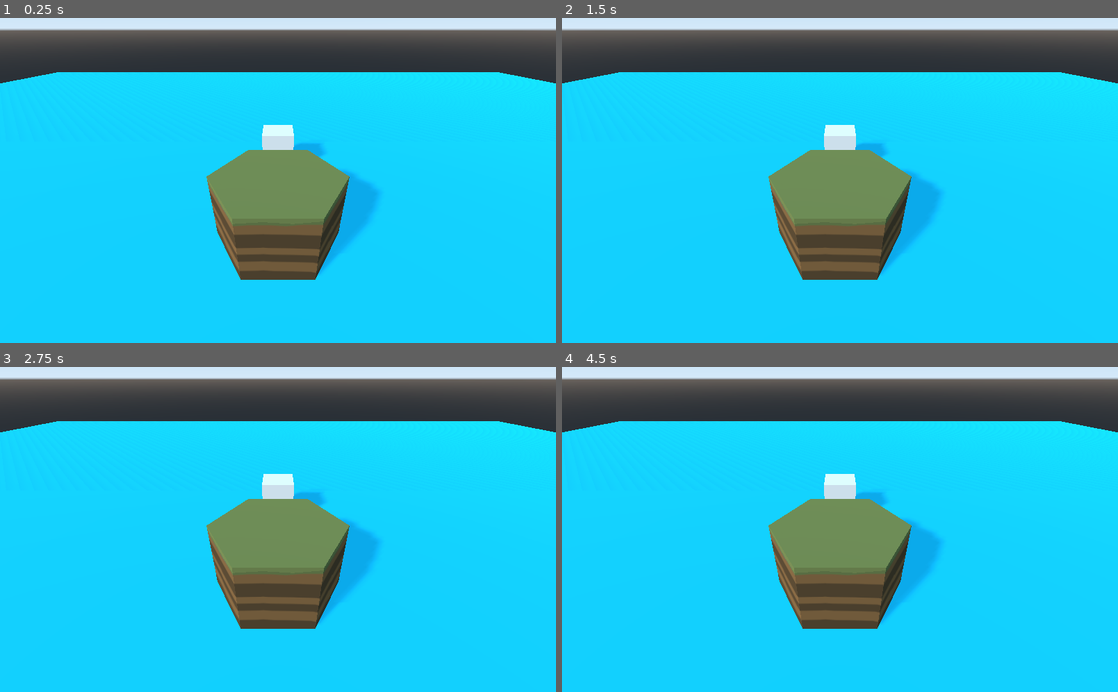
Above: before the commit, frames 1-4 (two rows, left to right).
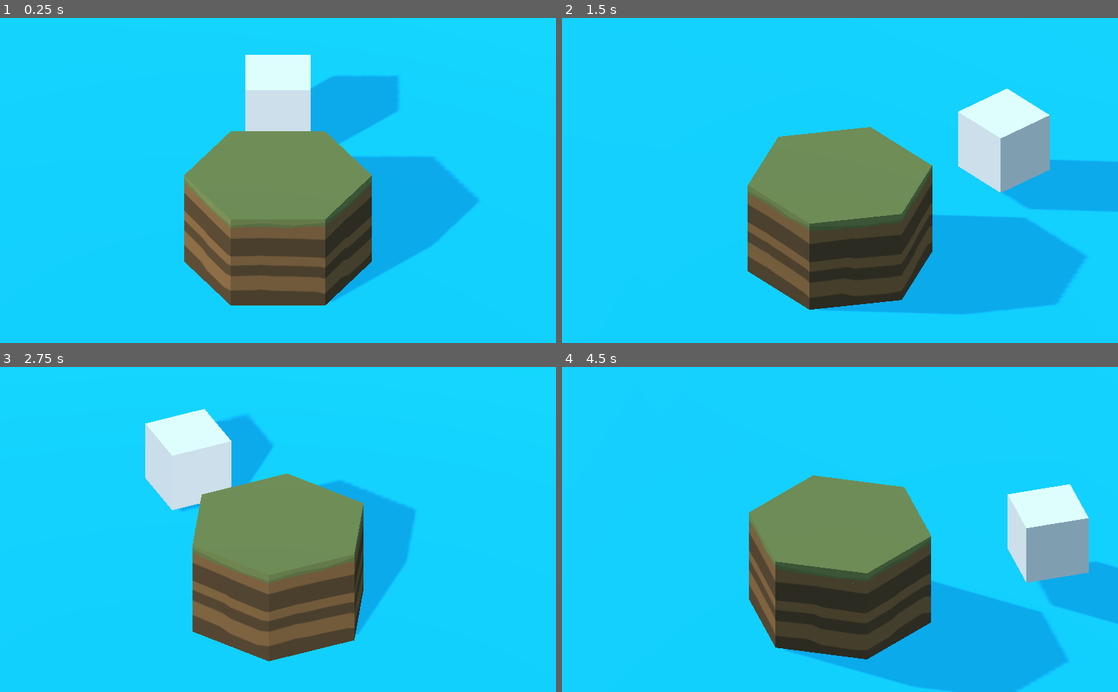
Above: after the commit, the same moments.

Repository: theludovyc/Godot_Islanders
Game: Godot game, scene res://Scene/Game.tscn
Two runs of this game, one before a commit and one after it. Both use one fixed random seed, a clock stepped at 60 frames per second and the inputs below.
Inputs (mouse positions are in pixels of both pictures, inside the frame that each line leads up to):
- Up to frame 1 (0.25 s): no input
- Up to frame 2 (1.5 s): tap Enter at 0.5 s; move the mouse to (962, 164) at 0.52 s; hold Right mouse button (mouse_right, bound only after the commi… 0.53-1.28 s; click (962, 164) at 0.67 s; tap Space at 1.25 s; move the mouse to (728, 196) at 1.27 s; click (728, 196) at 1.35 s
- Up to frame 3 (2.75 s): right-click (166, 545) at 1.55 s; tap Enter at 2 s; move the mouse to (333, 458) at 2.02 s; hold Right mouse button (mouse_right, bound only after the commi… from 2.03 s (still down); click (333, 458) at 2.17 s
- Up to frame 4 (4.5 s): tap Space at 2.75, 4.25 s; move the mouse to (812, 594) at 2.77 s; release Right mouse button (mouse_right, bound only after the commi… at 2.78 s; right-click (812, 594) at 2.85 s; click (812, 594) at 2.92 s; tap Enter at 3.5 s; move the mouse to (1006, 578) at 3.52 s; hold Right mouse button (mouse_right, bound only after the commi… 3.53-4.28 s; click (1006, 578) at 3.6 s; move the mouse to (673, 480) at 4.27 s; right-click (673, 480) at 4.35 s; click (673, 480) at 4.42 s

The runs differ from the first frame. In frame 1, 36% of the frame differs, in the area x 0-100%, y 0-89%; in frame 2, 42%, in the area x 0-100%, y 0-92%; in frame 3, 33%; in frame 4, 41%.

Commit message:
camera rotation, zoom, ortho, fix raycast

Diff:
--- a/Scene/Game.tscn
+++ b/Scene/Game.tscn
@@ -1,6 +1,7 @@
-[gd_scene load_steps=6 format=2]
+[gd_scene load_steps=7 format=2]
 
 [ext_resource path="res://Art/Hex/Hex_Column.tscn" type="PackedScene" id=1]
+[ext_resource path="res://Script/Camera_Origin.gd" type="Script" id=2]
 [ext_resource path="res://Art/Material/Bleu.tres" type="Material" id=3]
 [ext_resource path="res://Script/Camera.gd" type="Script" id=5]
 
@@ -29,9 +30,12 @@
 material/0 = ExtResource( 3 )
 
 [node name="Camera_Origin" type="Spatial" parent="."]
+script = ExtResource( 2 )
 
 [node name="Camera" type="Camera" parent="Camera_Origin"]
 transform = Transform( 1, 0, 0, 0, 0.838243, 0.545298, 0, -0.545298, 0.838243, 0, 8.13498, 7.93813 )
+projection = 1
+size = 10.0
 script = ExtResource( 5 )
 
 [node name="RayCast" type="RayCast" parent="Camera_Origin/Camera"]
--- a/Script/Camera.gd
+++ b/Script/Camera.gd
@@ -1,26 +1,39 @@
 extends Camera
+
+const zoom_speed = 0.5
+const zoom_min = 5
+const zoom_max = 15
 
 var Selection = preload("res://Scene/Selection.tscn")
 
 var selection
 
-onready var raycast = $RayCast
-onready var origin = get_parent()
-
 func pop_selection():
 	selection = Selection.instance()
 	get_node("/root/Game").call_deferred("add_child", selection)
+
+func add_zoom(z:float):
+	size = clamp(size + z, zoom_min, zoom_max)
+
+onready var raycast = $RayCast
+onready var origin = get_parent()
 
 # Called when the node enters the scene tree for the first time.
 func _ready():
 	pop_selection()
 	pass # Replace with function body.
 
+func _unhandled_input(event):
+	if event is InputEventMouseButton && event.button_index == BUTTON_WHEEL_UP:
+		add_zoom(-zoom_speed)
+	if event is InputEventMouseButton && event.button_index == BUTTON_WHEEL_DOWN:
+		add_zoom(zoom_speed)
+
 # Called every frame. 'delta' is the elapsed time since the previous frame.
 func _process(delta):
 	var mouse_pos = get_viewport().get_mouse_position()
 
-	raycast.cast_to = project_local_ray_normal(mouse_pos) * 50
+	raycast.translation = to_local(project_ray_origin(mouse_pos))
 	raycast.force_raycast_update()
 
 	if raycast.is_colliding():
--- /dev/null
+++ b/Script/Camera_Origin.gd
@@ -0,0 +1,27 @@
+extends Spatial
+
+const mouse_sensitivity = 0.25
+
+var mouse_speed:float
+
+var mouse_have_move:bool
+
+var zoom:float
+
+func _unhandled_input(event):
+	if event is InputEventMouseMotion:
+		mouse_speed = event.relative.x
+		mouse_have_move = true
+
+# Called when the node enters the scene tree for the first time.
+func _ready():
+	pass # Replace with function body.
+
+func _process(delta):
+	if Input.is_action_pressed("mouse_right") and mouse_have_move:
+		rotate_y(-mouse_speed * delta * mouse_sensitivity)
+		mouse_have_move = false
+
+# Called every frame. 'delta' is the elapsed time since the previous frame.
+#func _process(delta):
+#	pass
--- a/project.godot
+++ b/project.godot
@@ -59,6 +59,11 @@
 "events": [ Object(InputEventMouseButton,"resource_local_to_scene":false,"resource_name":"","device":0,"alt":false,"shi …(212 unchanged characters)…
  ]
 }
+mouse_right={
+"deadzone": 0.5,
+"events": [ Object(InputEventMouseButton,"resource_local_to_scene":false,"resource_name":"","device":0,"alt":false,"shift":false,"control":false,"meta":false,"command":false,"button_mask":0,"position":Vector2( 0, 0 ),"global_position":Vector2( 0, 0 ),"factor":1.0,"button_index":2,"pressed":false,"doubleclick":false,"script":null)
+ ]
+}
 
 [physics]
 
